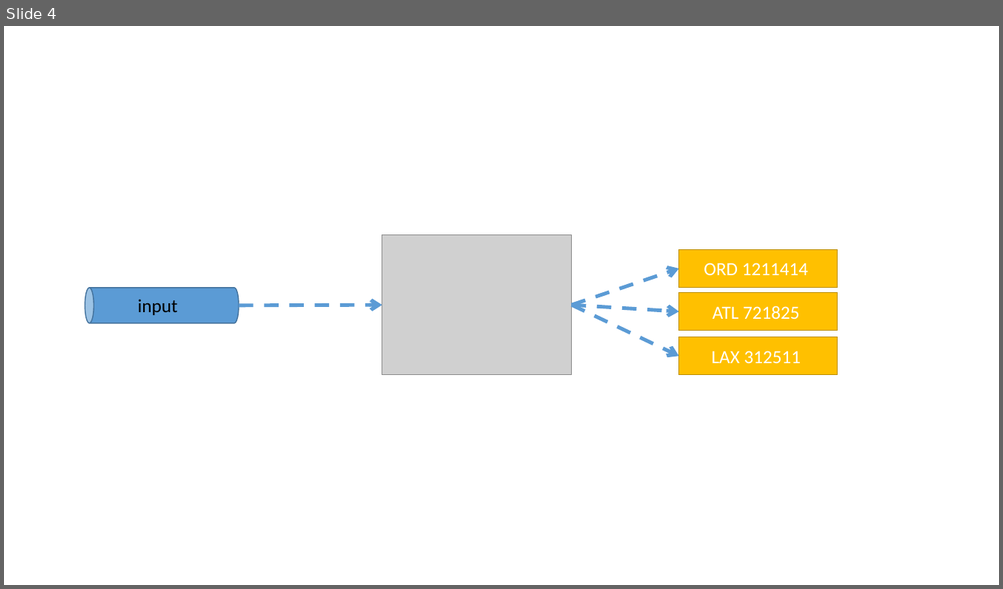
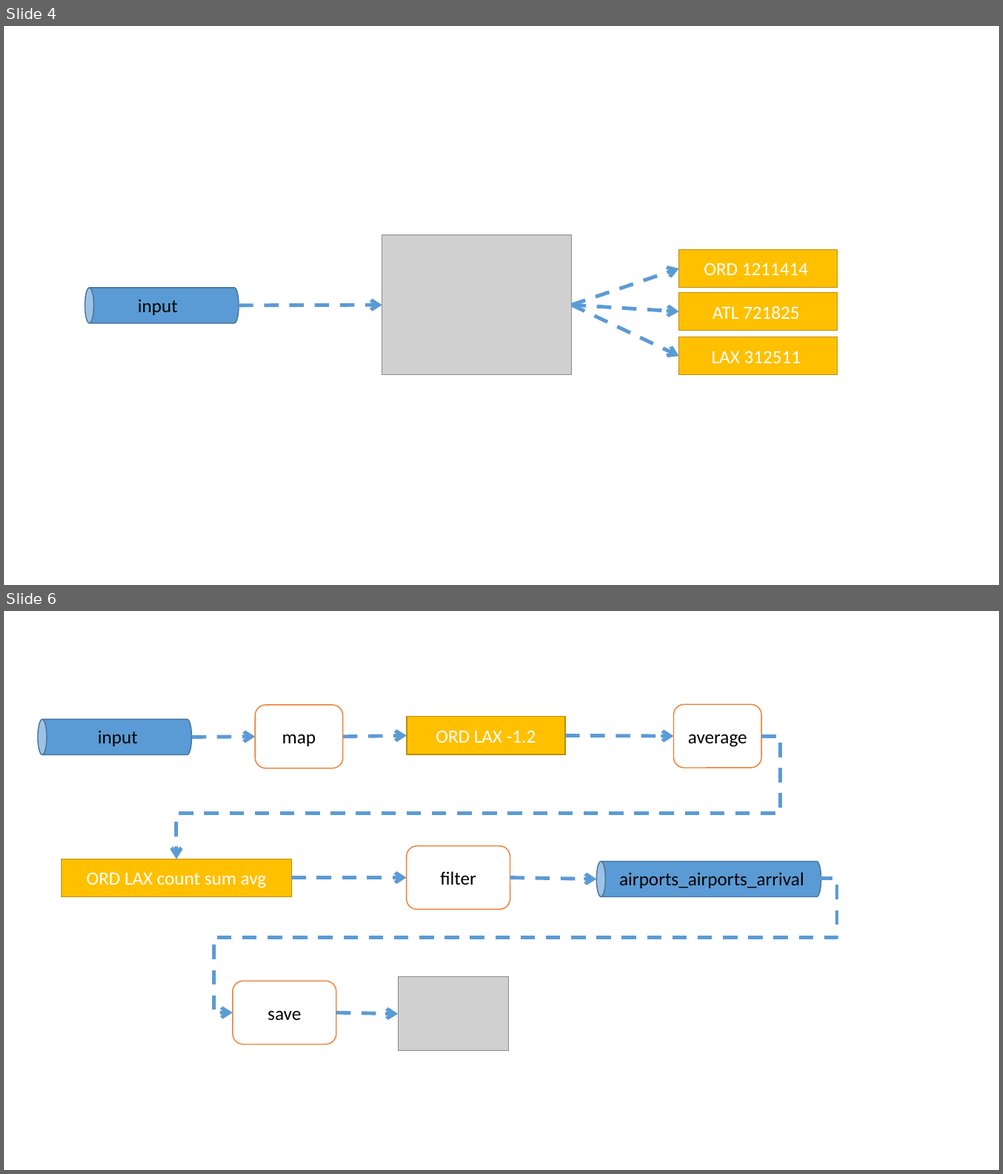
Before and after one commit to gitaroktato/cloud-capstone, a slide deck: documentation/streaming-system-overview.pptx. Shown one above the other, each under a label of ours: slide 4 before the commit, slides 4 and 6 after it; the slides between them are not shown. The pictures are 1003x589 and 1003x1174 pixels, drawn with LibreOffice and Linux fonts; fonts in the diff are those of the drawing; grey boxes stand for pictures. Boxes give left, top, right and bottom in pixels: in the first picture for what was removed or moved away, otherwise in the second. Text is boxed around its words. In the diff, an @@ line names an element or a change of style, - is before the commit and + after.

```diff
--- a/documentation/streaming-system-overview.pptx
+++ b/documentation/streaming-system-overview.pptx
@@ slide 6 added at box(4, 611, 999, 1170), background #FFFFFF @@
@@ cylinder added at box(38, 719, 192, 755), fill #5B9BD5, outline #43739E 1 pt @@
@@ rounded rectangle added at box(255, 705, 343, 769), outline #ED7D31 1 pt, 18 pt, text #000000 @@
+map
@@ rectangle added at box(407, 717, 565, 755), fill #FFC000, outline #BD8E00 1 pt, 18 pt, text #FFFFFF @@
+ORD LAX -1.2
@@ rounded rectangle added at box(673, 704, 761, 768), outline #ED7D31 1 pt, 18 pt, text #000000 @@
+average
@@ text added at box(98, 730, 138, 746), 18 pt, text #000000 @@
+input
@@ elbow arrow added from (761, 736) to (176, 860), #5B9BD5 3.5 pt dashed @@
@@ arrow added from (192, 737) to (255, 736), #5B9BD5 3.5 pt dashed @@
@@ arrow added from (343, 736) to (407, 735), #5B9BD5 3.5 pt dashed @@
@@ arrow added from (565, 735) to (673, 736), #5B9BD5 3.5 pt dashed @@
@@ rounded rectangle added at box(406, 846, 510, 909), outline #ED7D31 1 pt, 18 pt, text #000000 @@
+filter
@@ rectangle added at box(62, 860, 291, 897), fill #FFC000, outline #BD8E00 1 pt, 18 pt, text #FFFFFF @@
+ORD LAX count sum avg
@@ cylinder added at box(597, 861, 822, 897), fill #5B9BD5, outline #43739E 1 pt @@
@@ text added at box(619, 872, 804, 889), 18 pt, text #000000 @@
+airports_airports_arrival
@@ elbow arrow added from (818, 879) to (233, 1013), #5B9BD5 3.5 pt dashed @@
@@ elbow arrow added from (291, 878) to (406, 878), #5B9BD5 3.5 pt dashed @@
@@ arrow added from (510, 878) to (597, 880), #5B9BD5 3.5 pt dashed @@
@@ rounded rectangle added at box(233, 981, 336, 1045), outline #ED7D31 1 pt, 18 pt, text #000000 @@
+save
@@ picture added at box(398, 977, 509, 1052) @@
@@ arrow added from (336, 1013) to (398, 1014), #5B9BD5 3.5 pt dashed @@
```
Also in this commit, not shown: 1 other slide added, 6 other files.
